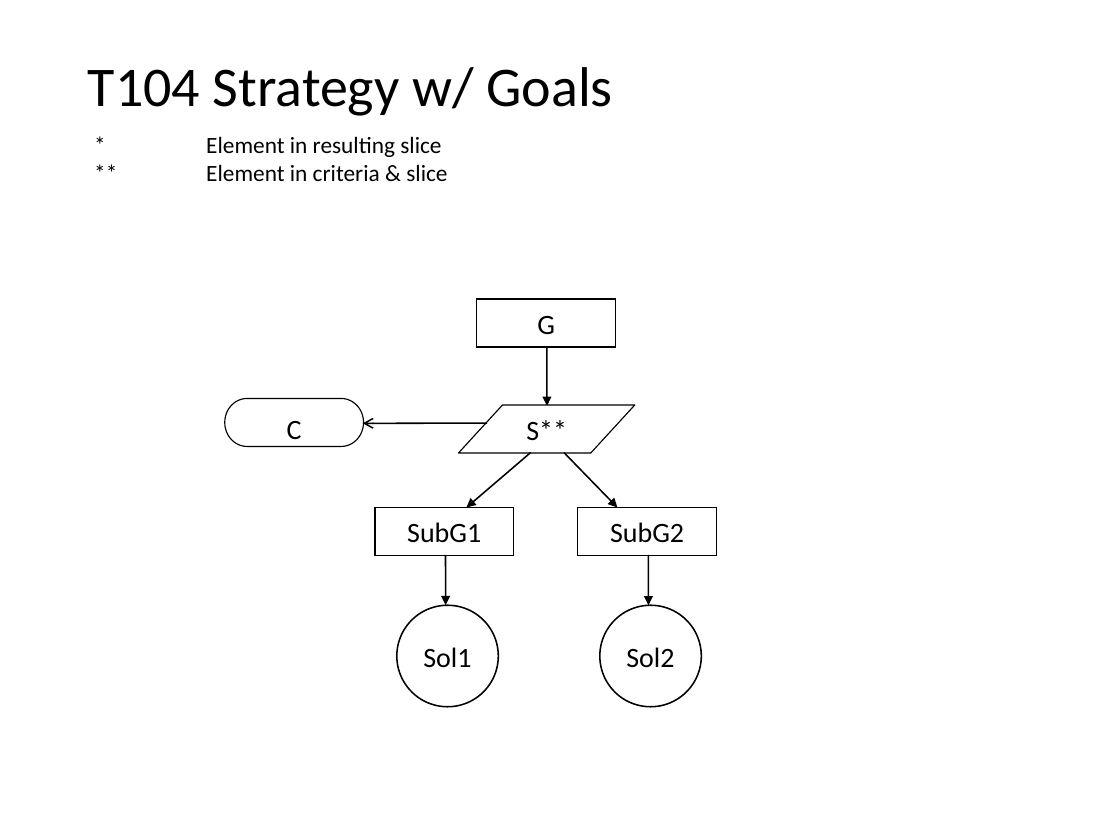
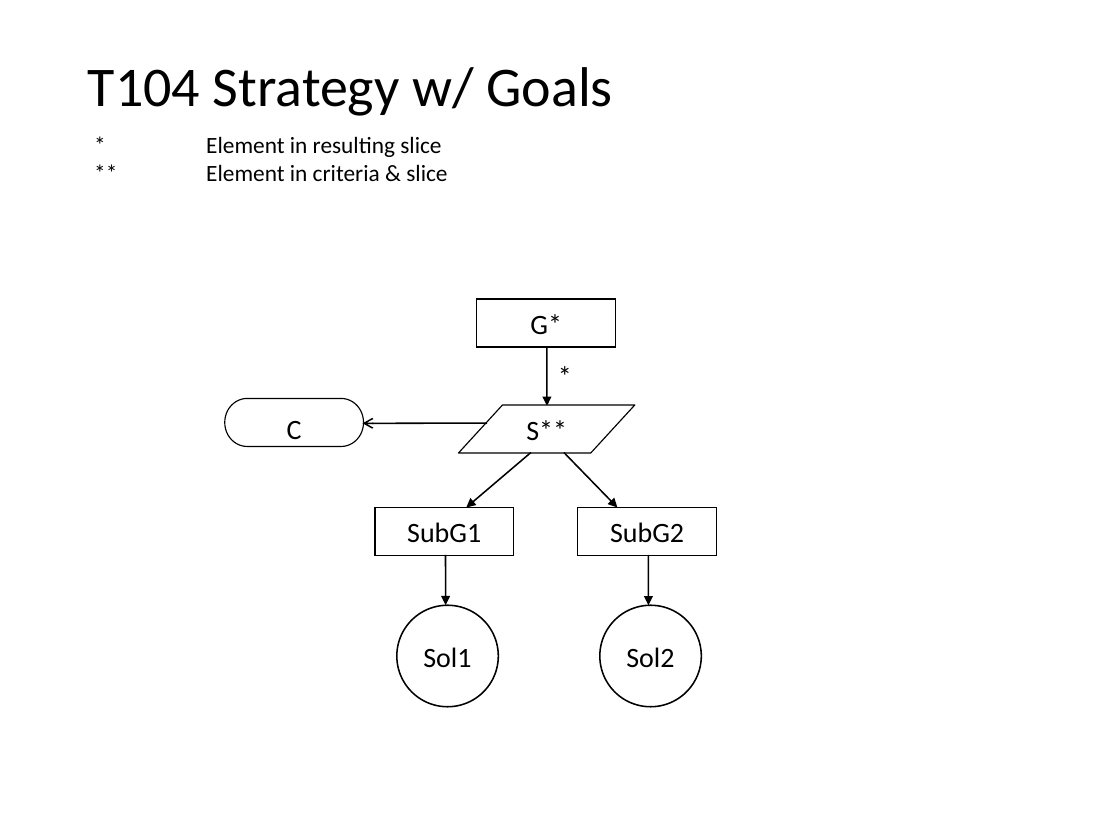
Before and after one commit to nlsfung/MMINT_Examples, a slide deck: slide 6 of GSNSliceRecheckTestSuite/TestSuite.ppt. Drawn at 1120x840 pixels with LibreOffice and Linux fonts; fonts in the diff are those of the drawing. Boxes give left, top, right and bottom in pixels: in the first picture for what was removed or moved away, otherwise in the second. Text is boxed around its words. In the diff, an @@ line names an element or a change of style, - is before the commit and + after.

```diff
--- a/GSNSliceRecheckTestSuite/TestSuite.ppt
+++ b/GSNSliceRecheckTestSuite/TestSuite.ppt
@@ text in rectangle at (530,314,562,335): text changed @@
-G
+G*
@@ text added at (547,353,582,398), 18 pt, text #000000 @@
+*
```
Also in this commit, not shown: 12 other slides changed.
